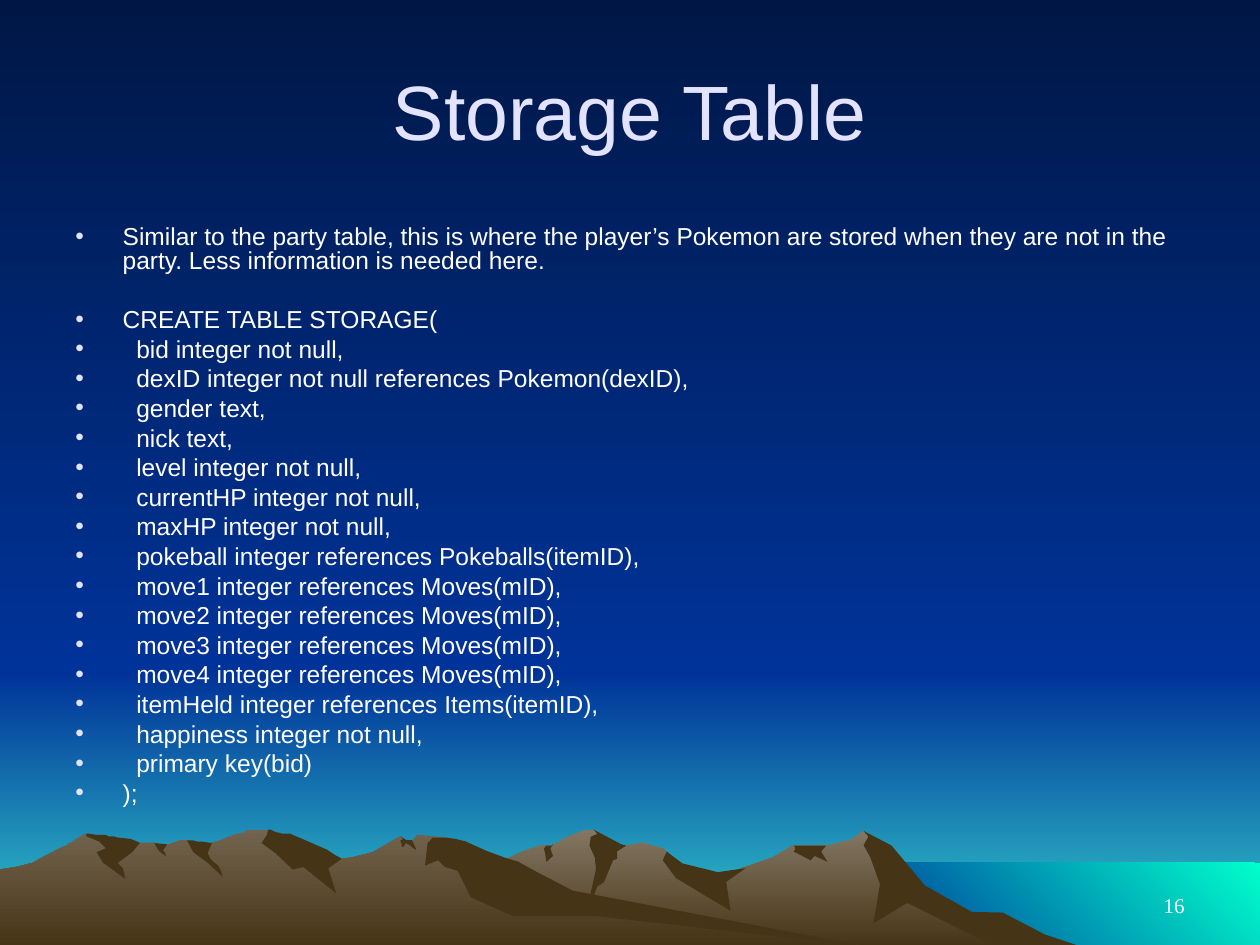
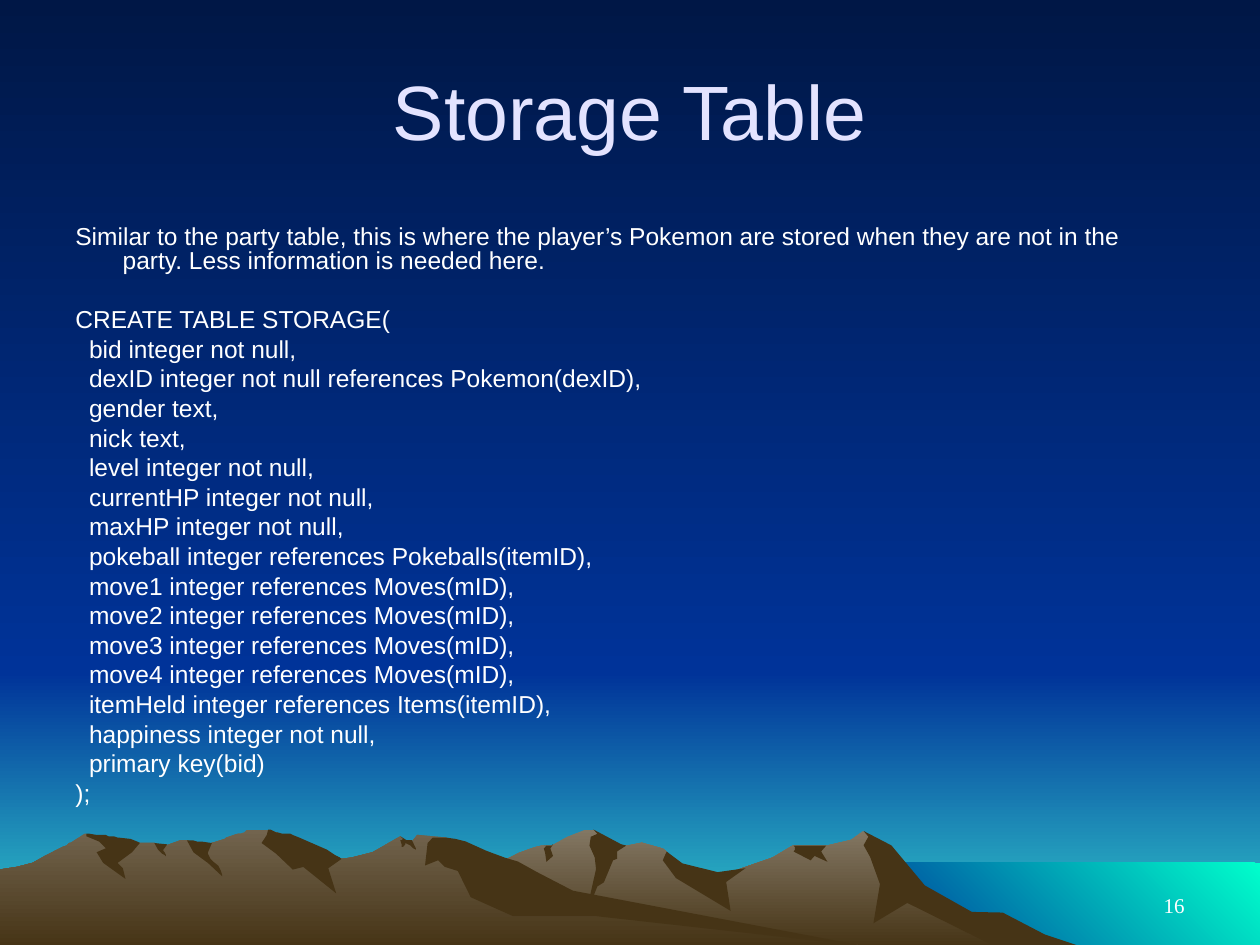
Before and after one commit to AureusVulpes/CMPT308, a slide deck: slide 16 of SchmitzPokemonDB.ppt. Drawn at 1260x945 pixels with LibreOffice and Linux fonts; fonts in the diff are those of the drawing. Boxes give left, top, right and bottom in pixels: in the first picture for what was removed or moved away, otherwise in the second. Text is boxed around its words. In the diff, an @@ line names an element or a change of style, - is before the commit and + after.

```diff
--- a/SchmitzPokemonDB.ppt
+++ b/SchmitzPokemonDB.ppt
@@ text "Similar to the party table, ..." at <box>75,227,1119,777</box>: bullet • to none @@
```
Also in this commit, not shown: 4 other slides changed, 2 slides added, 2 other files.
